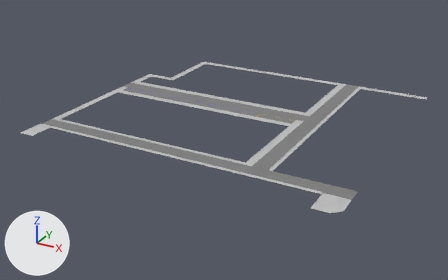
Two versions of the glTF model assets/models/districts/inmaculada/roads_inmaculada.glb, one commit apart.
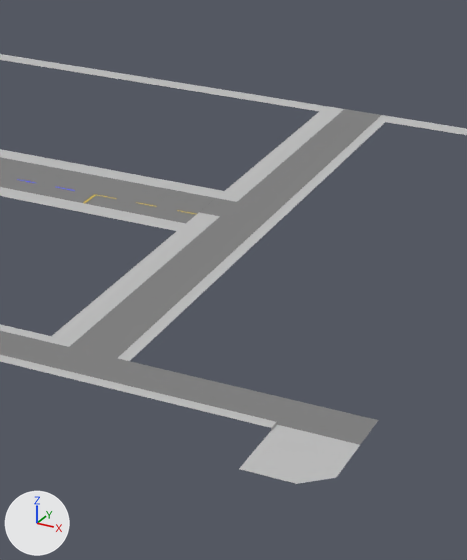
Old and new are each drawn whole from a 50 mm lens placed at (111.7, -108.2, 59.9), pointed at (39.1, 23.8, -6.1) and again close up on the part from 51% to 87% of the width and 17% to 86% of the height. Every picture has the same lights, and +X, +Y and +Z are marked at lower left. The last two pictures show the newer version. Objects named as collision shapes, trigger or cutter boxes, shadow casters or lower levels of detail are left out. Where no turn or scale is listed for an object, it has been applied to the vertices. Vertices at exactly the same position are counted once.

In view in the first close-up: 'Roads', 'Sidewalk'.
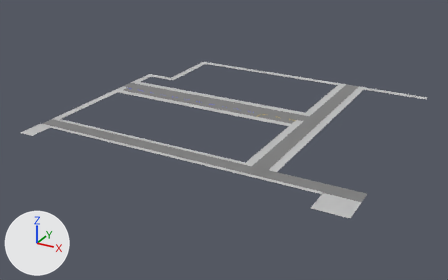
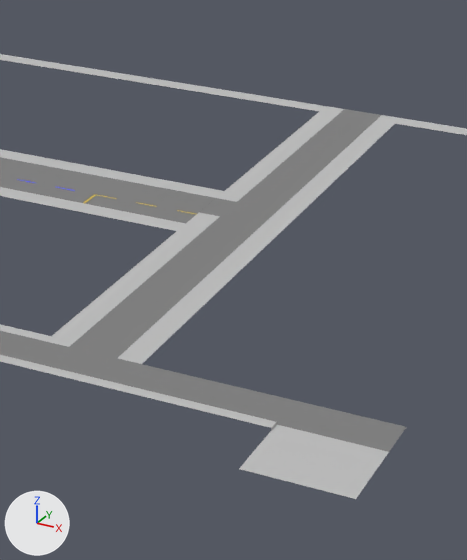
The change, as a list of edits to the scene's bpy script:
```text
Change me_plane_002:
    used by ob_sidewalk; location = (0.0, 0.0, 0.0)
    verts and faces of me_plane_002; kept vertices keep their numbers, new ones are numbered from 56
    before: 14 (76.0, -2.0, 0.0) at pixel (276, 424), 15 (80.0, -2.0, 0.0) at pixel (331, 437), 16 (76.0, -9.0, 0.0) at pixel (238, 468), 17 (80.0, -9.0, 0.0) at pixel (296, 483), 18 (76.0, -3.0, 0.0) at pixel (271, 430)
    before: 54 (82.0, -7.0, 0.0) at pixel (336, 477), 55 (82.0, -2.0, 0.0) at pixel (360, 444)
    before: 19 (63.0, 2.0, 0.0) at pixel (129, 361), 21 (63.0, 64.0, 0.0) at pixel (385, 122)
    remove me_plane_002.from_pydata(...)  # 56 vertices, 55 faces; spans x 0.0..82.0, y -9.0..66.0, z 0.0..0.2
    add me_plane_002.from_pydata(...)  # 54 vertices, 53 faces; spans x 0.0..84.0, y -9.0..66.0, z 0.0..0.2
    me_plane_002 part 1
    add delete_vertices([15, 17, 54, 55])  # with the faces that use them
    add verts[56] = (84.0, -9.0, 0.0)  # pixel (355, 498)
    add verts[57] = (84.0, -2.0, 0.0)  # pixel (389, 451)
    add faces += [(14, 18, 57), (16, 56, 18), (18, 56, 57)]
    me_plane_002 part 2
    add verts[19] = (64.0, 2.0, 0.0)  # moved, pixel (141, 364)
    add verts[21] = (64.0, 64.0, 0.0)  # moved, pixel (395, 123)
Change me_plane_001:
    used by ob_roads; location = (0.0, 0.0, 0.0)
    remove me_plane_001.from_pydata(...)  # 18 vertices, 16 faces; spans x 0.0..82.0, y -2.0..66.0, z 0.0
    add me_plane_001.from_pydata(...)  # 18 vertices, 16 faces; spans x 0.0..84.0, y -2.0..66.0, z 0.0
    me_plane_001 part 3
    me_plane_001.vertices[14].co: (82.0, 2.0, 0.0) -> (84.0, 2.0, 0.0)  # pixel (378, 420) -> pixel (406, 426)
    me_plane_001.vertices[15].co: (82.0, -2.0, 0.0) -> (84.0, -2.0, 0.0)  # pixel (360, 444) -> pixel (389, 451)
```

What differs and where, as boxes (x1, y1, x2, y2) in the close-ups (467 x 560 px; the box of a moved part takes in the faces that stretch with it):
'Roads', reshaped
    before: (0, 109, 381, 445)
    after: (0, 109, 406, 452)
'Sidewalk', reshaped
    before: (0, 54, 467, 484)
    after: (0, 54, 467, 499)
part 1 of me_plane_002, built on
    before: (239, 424, 360, 484)
    after: (239, 424, 389, 499)
part 2 of me_plane_002, moved or reshaped
    before: (118, 121, 467, 361)
    after: (118, 121, 467, 364)
part 3 of me_plane_001, moved or reshaped
    before: (0, 335, 378, 445)
    after: (0, 335, 406, 452)
